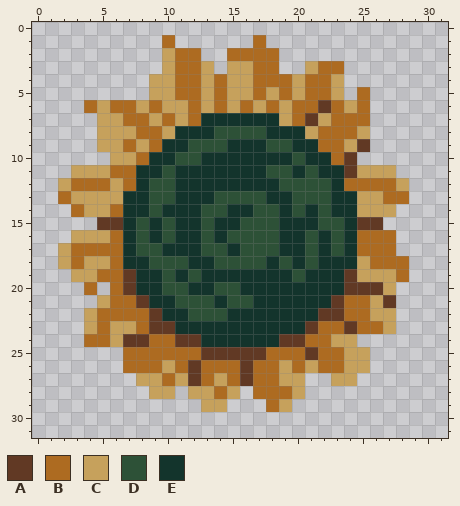
A pixel-art sprite gets an edit: Medival_pack/textures/blocks/double_plant_sunflower_back.png. That is the earlier state.
The file is 32x32 pixels.
Palette (. is transparent): A #613924  B #ad6b21  C #c6a15c  D #2d5137  E #13342c
After:
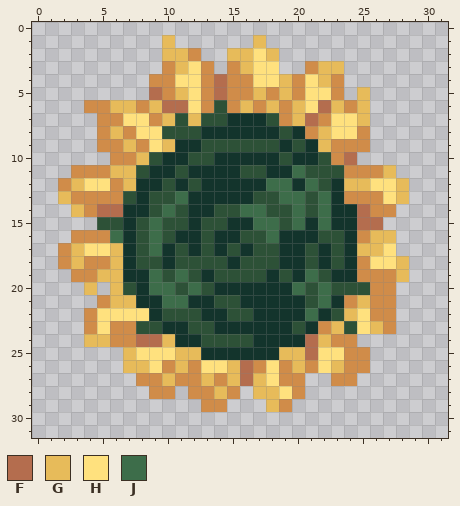
Colours new in this view: F #b46d4e  G #e7bb5a  H #ffe17e  J #3d6d4a
Change:
colour C: #c6a15c -> #d08c49
Changed rows in their new state; - is a pixel that keeps its letter.
first column x 2:
 1 --------G------G-----------
 2 --------GGC--GGHG----------
 3 ---------GH---GHH---GG-----
 4 ---------HH-F--HHG-HG------
 5 -------F-GH-F--G-G-HH--G---
 6 --C-GG-GFFH-D-G-G-GHFG-G---
 7 -----HH-GDGDD---D-GF-HHG---
 8 ----G-HHDDD-EEEE-D--GHH----
 9 -----G-HG-E--DDD-ED-GC-C---
10 ------GD-E-D-----DE-DCF----
11 ----GGD-ED----DDEEJ-DDC--G-
12 -GHH-G-E--D-----JJEJ--GGHHG
13 G----D---J--EEE-DJJ-J-C--HG
14 -G-FF---JD-E-DJJ-DJDJ--F---
15 ---DD--J-D--D-EJJDJ-JE-FF--
16 ----J--J-----E--J--ED--CGG-
17 -GHHG--J-D--EDE--------GGH-
18 -G--G-D-E-DD-E--DE---D--HHG
19 ---GGE-J-J--DDDD-DEJD-E---G
20 --G-GD-JJ-JDEE----JDJDDDC--
21 ----GGE-JJEED-E----DJECG-C-
22 ---HHHHEDD-EEDD----JEDGH---
23 ---H--DDE-DD------DECGDHG--
24 --GG-CFFGEEDDDD--EEFG------
25 -----GHHHGGEEEEEEGGFHH-----
26 -----GGH-GCHHGFCH-G-HG-----
27 --------G-CG-GFGH----------
28 ------------G--GGH---------
29 ----------------G----------
Boxes around the changes in both pictures, in picture pixels (x1, y1, x2, y2):
changed: (58, 35, 409, 412)
